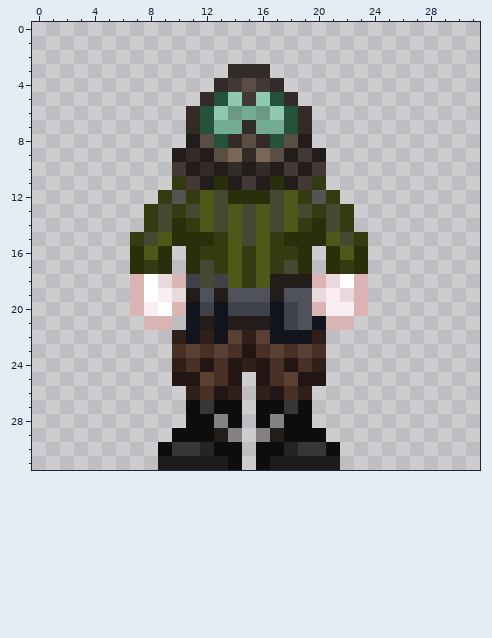
One commit to this pixel-art sprite: Resources/Textures/Starfort/Markers/jobs.rsi/field_recrut.png. Above, as it was before the edit.
The file is 32x32 pixels. Colours within 5 levels of each other are drawn and written as one.
And afterwards:
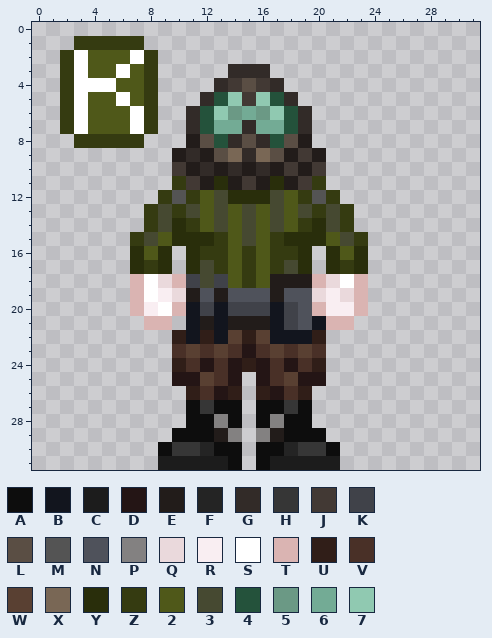
Palette (. is transparent): A #0d0d0d  B #12151e  C #1c1c1c  D #241515  E #221c1a  F #242424  G #322b28  H #363636  J #423934  K #404249  L #5a4e44  M #545454  N #4f525b  P #838181  Q #ead9dc  R #f9eef2  S #ffffff  T #dab4b2  U #301e18  V #493027  W #594032  X #796755  Y #292e0b  Z #353b11  2 #4f5819  3 #464931  4 #24523b  5 #6b9985  6 #73ab95  7 #90c9b1
From the commit log: New sprite for recrut job spawn
From old to new:
@@ x 0..10 @@
  0 ...........
- 1 ...........
- 2 ...........
- 3 ...........
- 4 ...........
- 5 ...........
- 6 ...........
- 7 ...........
- 8 ...........
+ 1 ...ZZZZZ...
+ 2 ..ZS222SZ..
+ 3 ..ZS22S2Z..
+ 4 ..ZSSS22Z..
+ 5 ..ZS22S2Z..
+ 6 ..ZS222SZ..
+ 7 ..ZS222SZ..
+ 8 ...ZZZZZ...
  9 ..........E
Boxes around the changes in both pictures, in picture pixels (x1, y1, x2, y2):
added: (60, 36, 158, 148)
